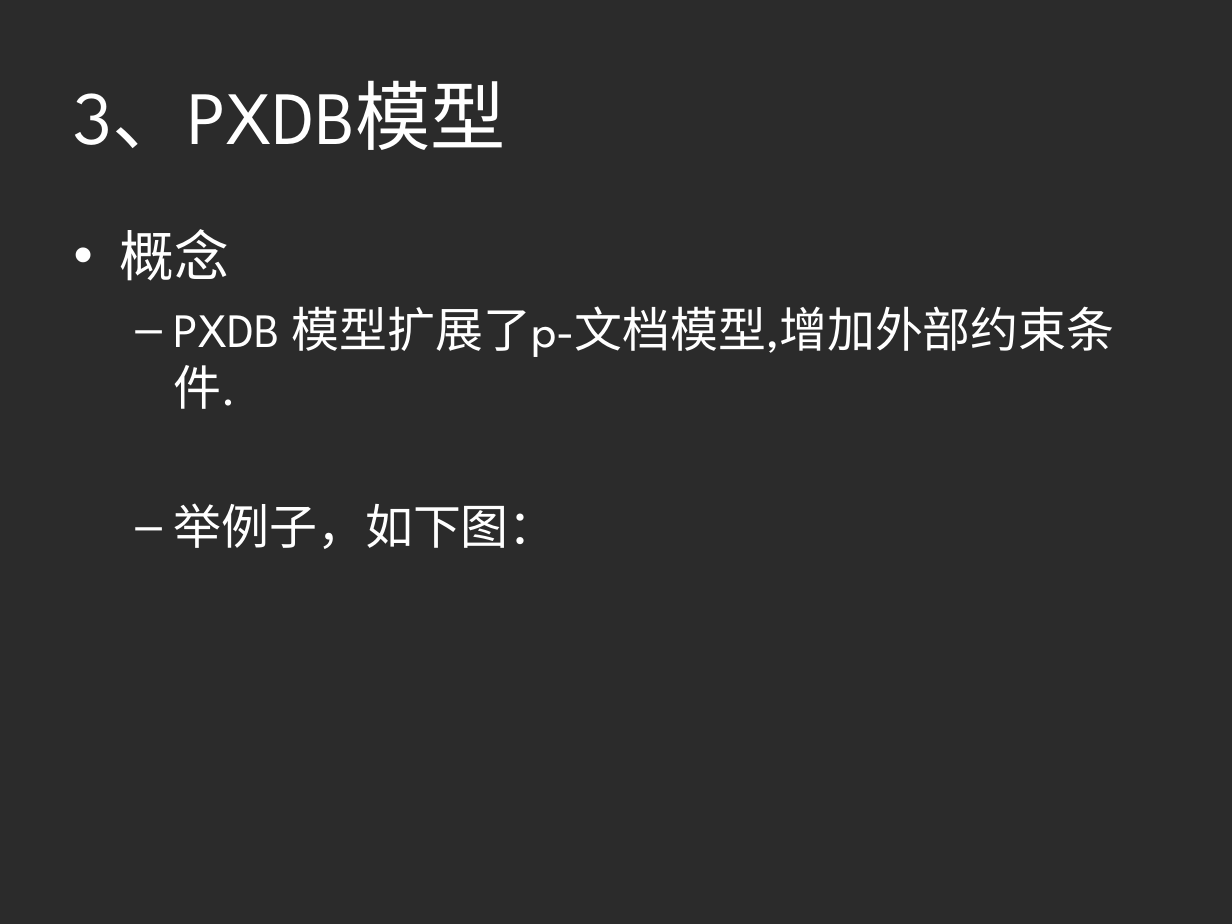
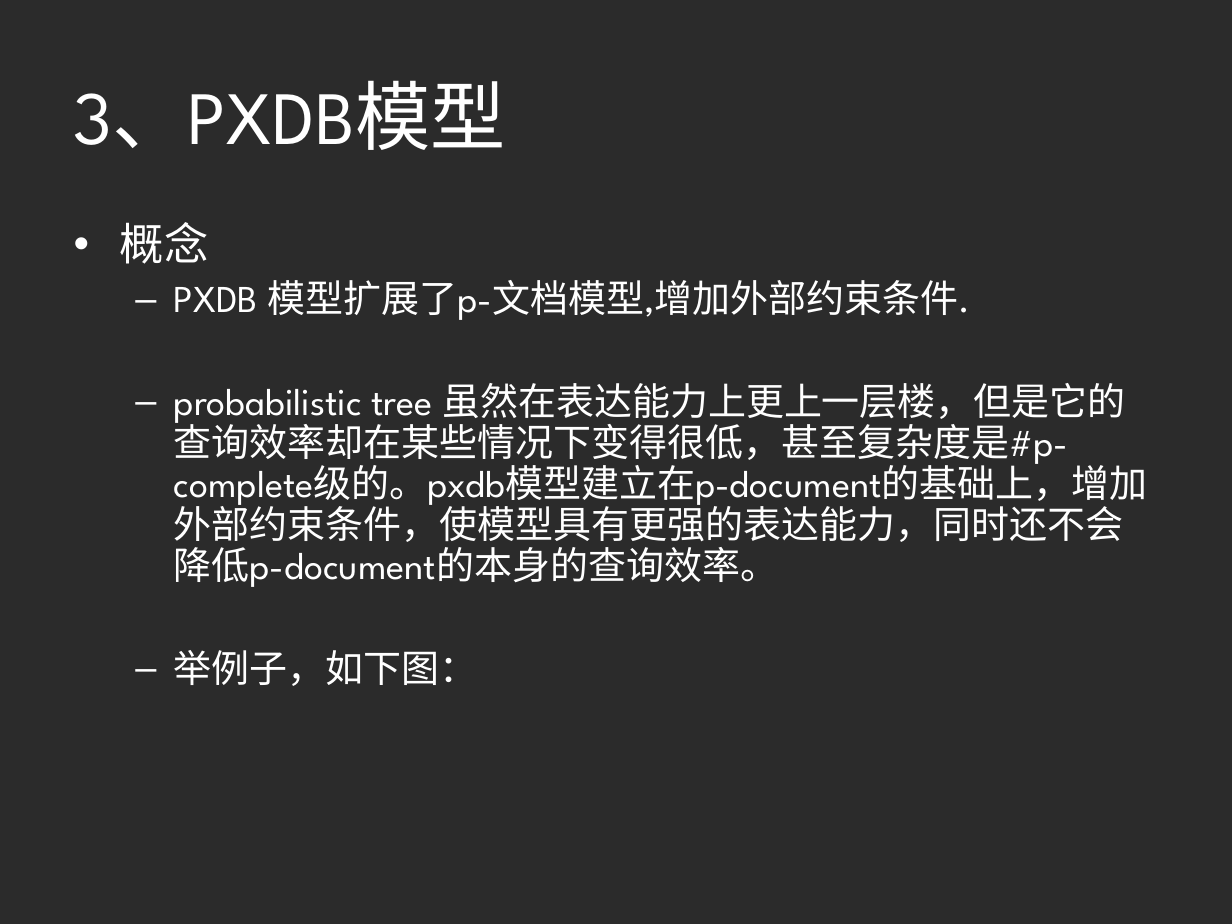
Before and after one commit to HiltonWei/wpstest, a slide deck: slide 29 of branches/江李科/资料整理与读书报告/不确定性数据的建模.ppt. Drawn at 1232x924 pixels with LibreOffice and Linux fonts; fonts in the diff are those of the drawing; background and template pictures are left out; a plain dark background stands for a picture behind light text. Boxes give left, top, right and bottom in pixels: in the first picture for what was removed or moved away, otherwise in the second. Text is boxed around its words. In the diff, an @@ line names an element or a change of style, - is before the commit and + after.

```diff
--- a/branches/江李科/资料整理与读书报告/不确定性数据的建模.ppt
+++ b/branches/江李科/资料整理与读书报告/不确定性数据的建模.ppt
@@ text at [120, 222, 971, 686]: size 32 to 25.9 pt in "概念"; size 28 to 22.2 pt in "PXDB 模型扩展了p-文档模型,增加外部约束条件.", "举例子，如下图："; line spacing 1 to 0.9; less space between paragraphs @@
@@ text at [174, 383, 1148, 587]: paragraph added @@
+  – probabilistic tree 虽然在表达能力上更上一层楼，但是它的查询效率却在某些情况下变得很低，甚至复杂度是#p-complete级的。pxdb模型建立在p-document的基础上，增加外部约束条件，使模型具有更强的表达能力，同时还不会降低p-document的本身的查询效率。
```
Also in this commit, not shown: 1 other slide changed, 3 slides added, 3 slides removed.
